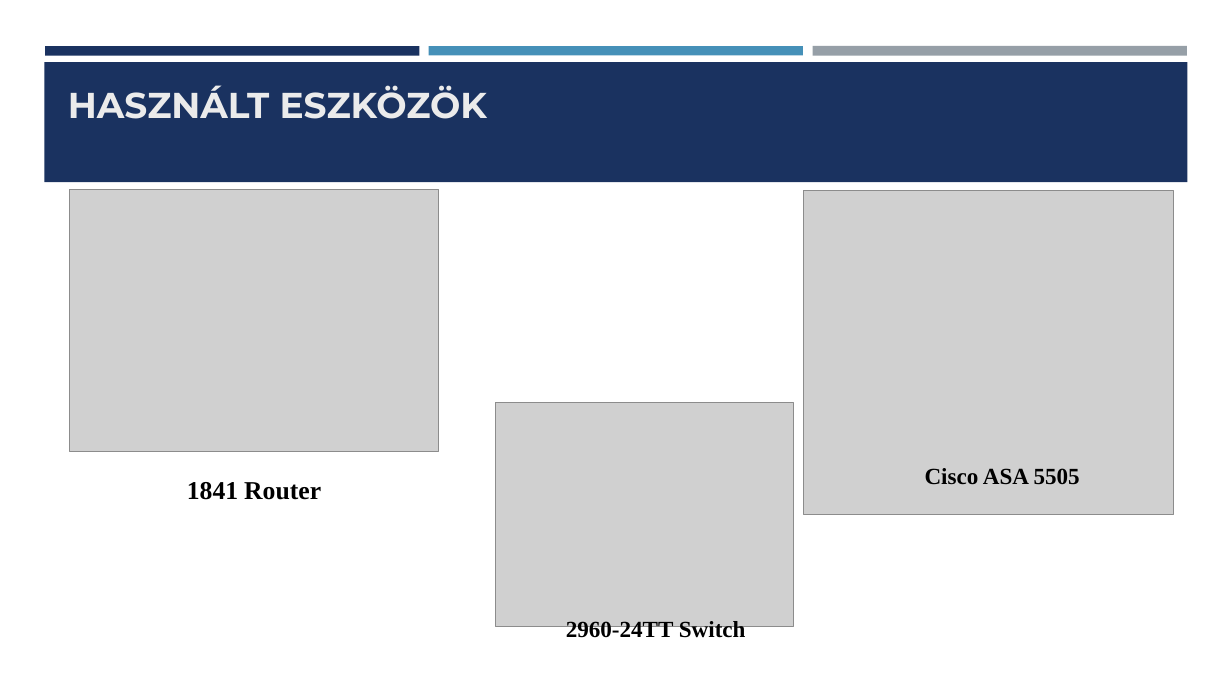
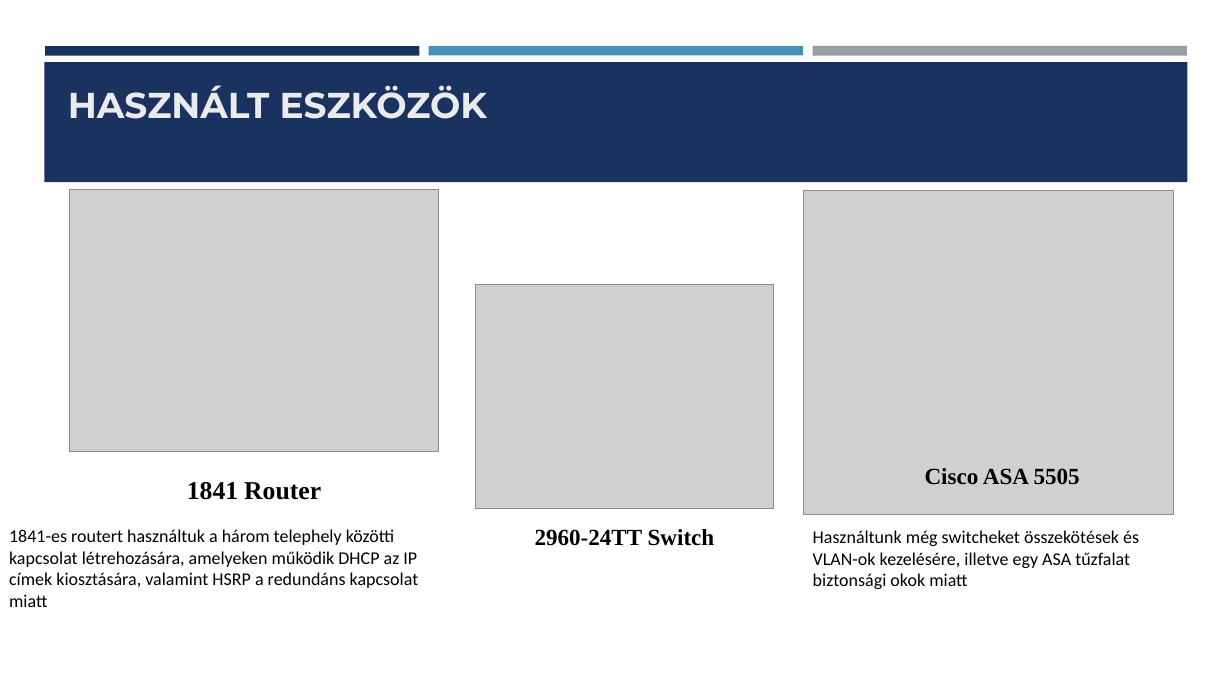
Before and after one commit to Dorina1200/vizsga, a slide deck: slide 4 of vizsga1/Hálózati Infrastruktúra Tervezése és Kivitelezése ppt.pptx (slide 3 before the commit). Drawn at 1232x693 pixels with LibreOffice and Linux fonts; fonts in the diff are those of the drawing; grey boxes stand for pictures. Boxes give left, top, right and bottom in pixels: in the first picture for what was removed or moved away, otherwise in the second. Text is boxed around its words. In the diff, an @@ line names an element or a change of style, - is before the commit and + after.

```diff
--- a/vizsga1/Hálózati Infrastruktúra Tervezése és Kivitelezése ppt.pptx
+++ b/vizsga1/Hálózati Infrastruktúra Tervezése és Kivitelezése ppt.pptx
@@ picture: place and size @@
-picture at bbox=[495, 403, 793, 627]
+picture at bbox=[476, 285, 774, 508]
@@ text added at bbox=[9, 529, 419, 607], 14 pt, text #000000 @@
+1841-es routert használtuk a három telephely közötti kapcsolat létrehozására, amelyeken működik DHCP az IP címek kiosztására, valamint HSRP a redundáns kapcsolat miatt
@@ text "2960-24TT Switch" rewrapped from bbox=[566, 621, 746, 643] to bbox=[535, 529, 715, 546] @@
@@ text added at bbox=[813, 530, 1139, 589], 14 pt, text #000000 @@
+Használtunk még switcheket összekötések és VLAN-ok kezelésére, illetve egy ASA tűzfalat biztonsági okok miatt
```
Also in this commit, not shown: 1 other slide changed, 3 slides added, 2 slides removed, 1 other file.
